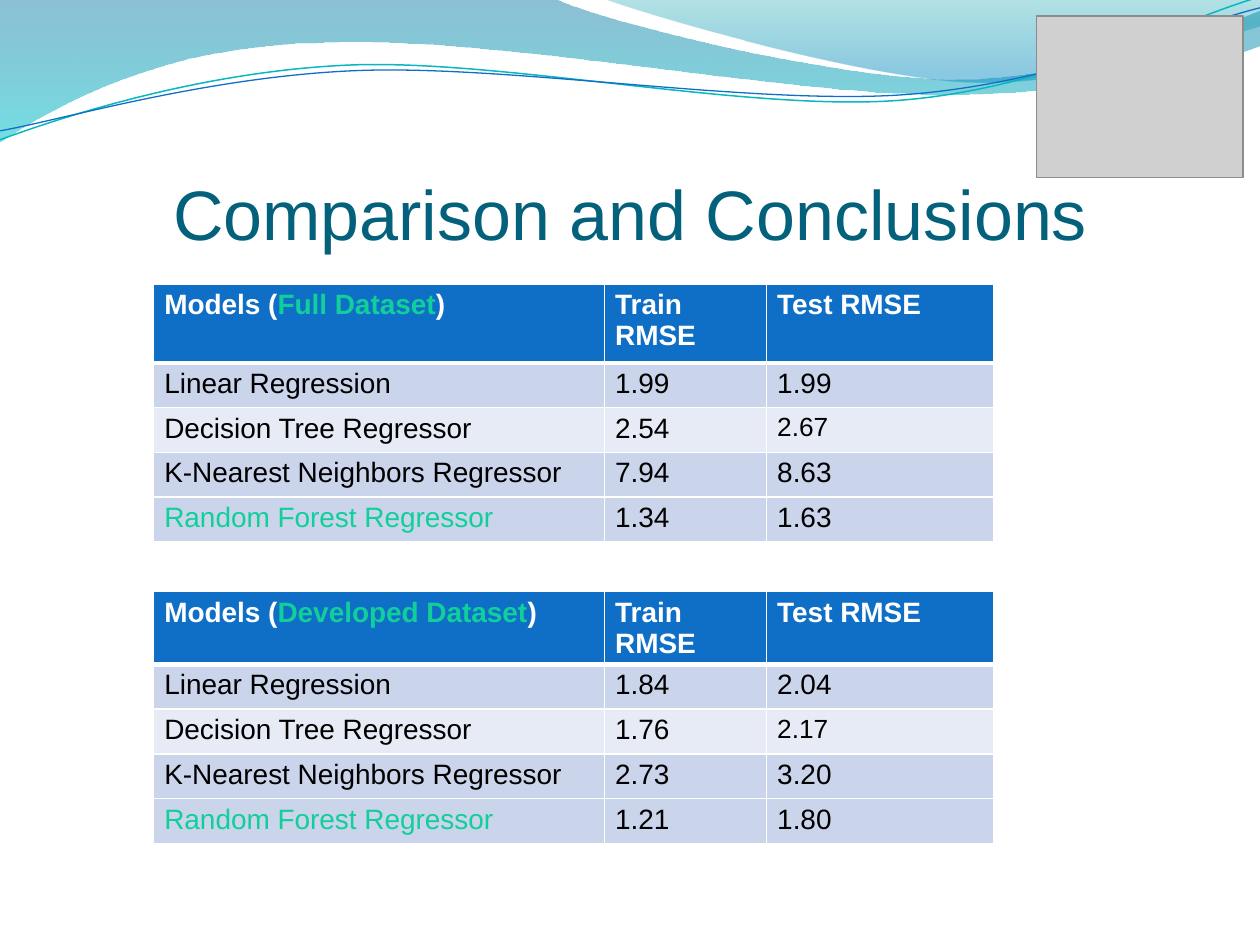
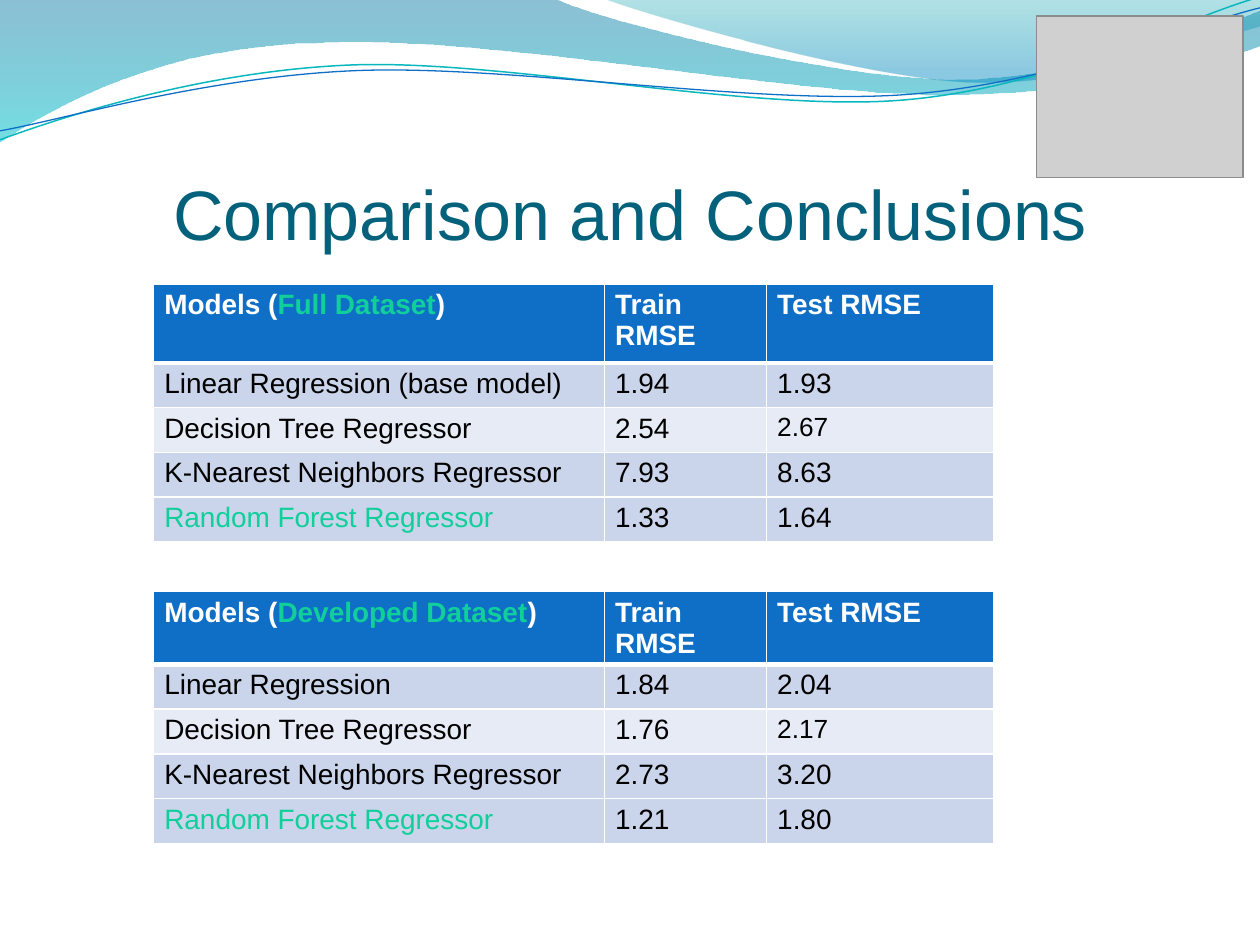
Before and after one commit to linoybar/Regression_Python_Project, a slide deck: slide 20 of Regression Project presentation.pptx (slide 17 before the commit). Drawn at 1260x945 pixels with LibreOffice and Linux fonts; fonts in the diff are those of the drawing; grey boxes stand for pictures; background and template pictures are left out. Boxes give left, top, right and bottom in pixels: in the first picture for what was removed or moved away, otherwise in the second. Text is boxed around its words. In the diff, an @@ line names an element or a change of style, - is before the commit and + after.

```diff
--- a/Regression Project presentation.pptx
+++ b/Regression Project presentation.pptx
@@ table at [154,284,994,542] @@
-row 2: Linear Regression | 1.99 | 1.99
+row 2: Linear Regression (base model) | 1.94 | 1.93
-row 4, column 2: 7.94
+row 4, column 2: 7.93
-row 5, column 2: 1.34
+row 5, column 2: 1.33
-row 5, column 3: 1.63
+row 5, column 3: 1.64
```
Also in this commit, not shown: 13 other slides changed, 4 slides added, 1 slide removed.
